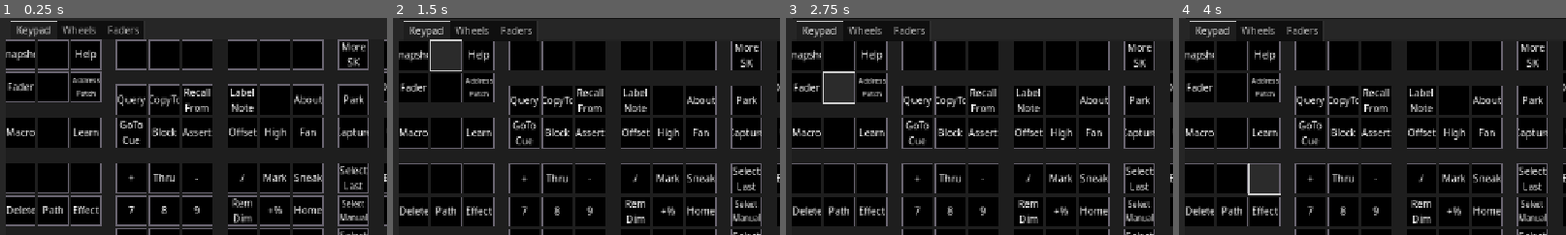
Above: before the commit, frames 1-4 (left to right).
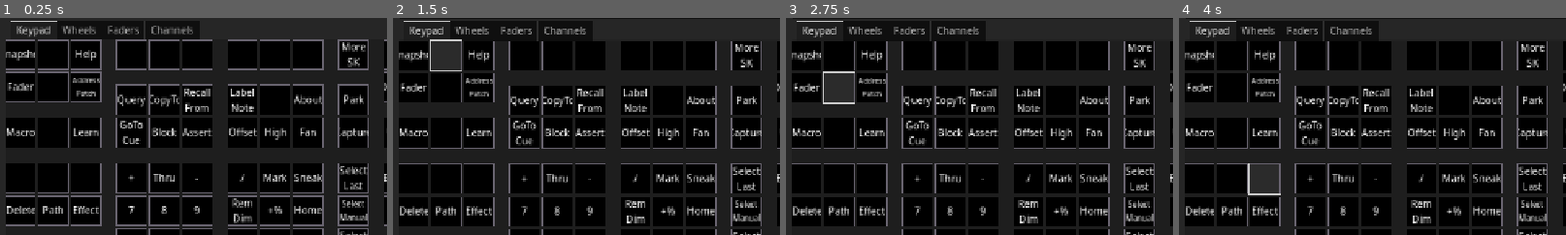
Above: after the commit, the same moments.

Repository: CoffeeCoder1/etc-eos-remote
Game: Godot game, scene res://scenes/main/main.tscn
Same seed, same stepped clock (60 frames per second), same inputs: the game is played once before the commit and once after it.
Inputs (mouse positions are % of the whole screen's width and height, from its top left):
- Up to frame 1 (0.25 s): no input
- Up to frame 2 (1.5 s): click (50, 7) at 0.52 s; type "12" at 0.6 s; click (7, 18) at 1.27 s
- Up to frame 3 (2.75 s): click (7, 26) at 2.02 s
- Up to frame 4 (4 s): click (7, 36) at 2.77 s; click (11, 46) at 3.5 s
The pictures show only the part of the screen within x 0-50%, y 10-59%; the shares and areas given below are measured in that part.

The runs differ from the first frame. In frame 1, 0.1% of the frame differs, in the area x 39-50%, y 3-8%; in frame 2, 0.2%, in the area x 39-50%, y 4-8%; in frame 3, 0.2%; in frame 4, 0.2%.

Commit message:
Add a channel view
Kinda jank but it works well enough. This commit also moves the command
line out of the keypad and into the main scene so it can be seen from
all panels and may also do some other things too.

Diff:
--- /dev/null
+++ b/scenes/elements/channel_fader/channel_fader.gd
@@ -0,0 +1,27 @@
+class_name ChannelFader extends Control
+
+@onready var label: Label = $VBoxContainer/Label
+@onready var slider: VSlider = $VBoxContainer/Slider
+
+## Emitted when the channel value changes.
+signal value_changed(value: float)
+
+## The last value. Used to prevent snapback when moving manually.
+var last_value: float
+
+
+## Sets the value of the fader. Only sets the value if it changed to prevent the fader from snapping
+## back to its previous value when moved until feedback is recieved from the server.
+func set_value(value: float) -> void:
+	if value != last_value:
+		slider.set_value_no_signal(value)
+		last_value = value
+
+
+## Sets the label of the fader.
+func set_label(text: String) -> void:
+	label.text = text
+
+
+func _on_slider_value_changed(value: float) -> void:
+	value_changed.emit(value)
--- /dev/null
+++ b/scenes/elements/channel_fader/channel_fader.tscn
@@ -0,0 +1,21 @@
+[gd_scene load_steps=2 format=3 uid="uid://c6uvcbcgtv8pl"]
+
+[ext_resource type="Script" uid="uid://c137rf533q5c4" path="res://scenes/elements/channel_fader/channel_fader.gd" id="1_bkaqq"]
+
+[node name="ChannelFader" type="PanelContainer"]
+custom_minimum_size = Vector2(75, 0)
+script = ExtResource("1_bkaqq")
+
+[node name="VBoxContainer" type="VBoxContainer" parent="."]
+layout_mode = 2
+alignment = 1
+
+[node name="Label" type="Label" parent="VBoxContainer"]
+layout_mode = 2
+
+[node name="Slider" type="VSlider" parent="VBoxContainer"]
+layout_mode = 2
+size_flags_horizontal = 1
+size_flags_vertical = 3
+
+[connection signal="value_changed" from="VBoxContainer/Slider" to="." method="_on_slider_value_changed"]
--- a/scenes/main/main.tscn
+++ b/scenes/main/main.tscn
@@ -9,6 +9,7 @@
 [ext_resource type="PackedScene" uid="uid://lowydp6qwkqd" path="res://scenes/panels/keypad/keypad.tscn" id="5_j6y4i"]
 [ext_resource type="PackedScene" uid="uid://cv557earf34nf" path="res://scenes/panels/faders/faders.tscn" id="7_ecdne"]
 [ext_resource type="Script" uid="uid://bf2setmvp6xd6" path="res://scenes/elements/command_line/command_line.gd" id="7_ouso4"]
+[ext_resource type="PackedScene" uid="uid://b67u4htf1iop4" path="res://scenes/panels/channels/channels.tscn" id="8_b1x3f"]
 
 [sub_resource type="StyleBoxFlat" id="StyleBoxFlat_5n5nr"]
 content_margin_left = 4.0
@@ -174,6 +175,11 @@
 layout_mode = 2
 metadata/_tab_index = 2
 
+[node name="Channels" parent="PanelContainer/MarginContainer/VBoxContainer/TabContainer" instance=ExtResource("8_b1x3f")]
+visible = false
+layout_mode = 2
+metadata/_tab_index = 3
+
 [node name="SettingsContainer" parent="PanelContainer/MarginContainer" instance=ExtResource("2_w362o")]
 unique_name_in_owner = true
 visible = false
--- /dev/null
+++ b/scenes/panels/channels/channels.gd
@@ -0,0 +1,73 @@
+extends PanelContainer
+
+## How long to wait between each poll to the server. Low delays seem to cause the response time of
+## the server to become very long.
+@export var polling_delay: float = 0.2
+
+const CHANNEL_FADER = preload("res://scenes/elements/channel_fader/channel_fader.tscn")
+
+@onready var channel_container: HBoxContainer = %FaderContainer
+
+## Incremented each process loop and used to space out polls.
+var timer: float
+## Regular expression used to match patch data addresses.
+var patch_regex: RegEx
+
+## The list of fader nodes by channel index string.
+var faders: Dictionary[String, ChannelFader]
+
+
+func _init() -> void:
+	patch_regex = RegEx.new()
+
+
+func _ready() -> void:
+	OSCGlobals.connected.connect(_setup)
+	OSCGlobals.get_client().message_recieved.connect(_on_message_recieved)
+
+	patch_regex.compile("/eos/out/get/patch/(?'channel'\\d+)/(?'part'\\d+)/list/(?'list_index'\\d+)/(?'list_count'\\d+)")
+
+
+func _process(delta: float) -> void:
+	if visible and OSCGlobals.get_client().client.get_status() == StreamPeerTCP.STATUS_CONNECTED:
+		timer += delta
+		if timer >= polling_delay:
+			_poll()
+			timer = 0
+
+
+## Polls the board for patch info.
+func _poll() -> void:
+	var count = OSCGlobals.get_user().get_global_feedback("/eos/out/get/patch/count").get(0)
+	if count:
+		for i in count:
+			OSCGlobals.get_client().send_message("/eos/get/patch", [i + 1])
+
+
+## Checks to see if a message matches a channel's patch info and, if it does, updates the channel
+## from the info in that message.
+func _on_message_recieved(address: String, args: Array) -> void:
+	var regex_match = patch_regex.search(address)
+	if regex_match:
+		# Only parse data for channel part 1
+		if regex_match.get_string("part") == "1":
+			var channel: String = regex_match.get_string("channel")
+			var fader = faders.get(channel)
+			if is_instance_valid(fader):
+				fader.set_label(str(args.get(2)))
+				fader.set_value(float(args.get(7)))
+			elif fader == null:
+				fader = CHANNEL_FADER.instantiate()
+				channel_container.add_child(fader)
+				fader.value_changed.connect(_send_channel_value.bind(int(channel)))
+				faders.set(channel, fader)
+
+
+## Sends a value to the given fader index. Intended to be called by the child faders.
+func _send_channel_value(value: float, channel: int) -> void:
+	OSCGlobals.get_client().send_message("/eos/chan/" + str(channel), [value])
+
+
+## Sends initial setup messages to the server.
+func _setup() -> void:
+	OSCGlobals.get_client().send_message("/eos/get/patch/count", [])
--- /dev/null
+++ b/scenes/panels/channels/channels.tscn
@@ -0,0 +1,20 @@
+[gd_scene load_steps=2 format=3 uid="uid://b67u4htf1iop4"]
+
+[ext_resource type="Script" uid="uid://da5rvnjqvvu8g" path="res://scenes/panels/channels/channels.gd" id="1_nshim"]
+
+[node name="Channels" type="PanelContainer"]
+anchors_preset = 15
+anchor_right = 1.0
+anchor_bottom = 1.0
+grow_horizontal = 2
+grow_vertical = 2
+script = ExtResource("1_nshim")
+
+[node name="ScrollContainer" type="ScrollContainer" parent="."]
+layout_mode = 2
+vertical_scroll_mode = 0
+
+[node name="FaderContainer" type="HBoxContainer" parent="ScrollContainer"]
+unique_name_in_owner = true
+layout_mode = 2
+size_flags_vertical = 3
--- a/scenes/panels/keypad/keypad.tscn
+++ b/scenes/panels/keypad/keypad.tscn
@@ -1,6 +1,5 @@
-[gd_scene load_steps=198 format=3 uid="uid://lowydp6qwkqd"]
-
-[ext_resource type="PackedScene" uid="uid://c3jfg213w48yq" path="res://scenes/elements/command_line/command_line.tscn" id="1_uxgmw"]
+[gd_scene load_steps=197 format=3 uid="uid://lowydp6qwkqd"]
+
 [ext_resource type="Script" uid="uid://23k3hiebxmue" path="res://scenes/messages/osc_key.gd" id="2_v3vkr"]
 [ext_resource type="Script" uid="uid://cksbln4qxjewp" path="res://scenes/messages/osc_softkey.gd" id="4_pndv3"]
 [ext_resource type="PackedScene" uid="uid://cy73ew523w6b4" path="res://scenes/elements/wheel/wheel.tscn" id="6_66y7a"]
@@ -587,9 +586,6 @@
 theme_override_styles/panel = SubResource("StyleBoxEmpty_h4bam")
 
 [node name="VBoxContainer" type="VBoxContainer" parent="."]
-layout_mode = 2
-
-[node name="CommandLine" parent="VBoxContainer" instance=ExtResource("1_uxgmw")]
 layout_mode = 2
 
 [node name="HBoxContainer" type="HBoxContainer" parent="VBoxContainer"]
Not shown, added: scenes/elements/channel_fader/channel_fader.gd.uid
Not shown: 1 places in scenes/main/main.tscn that only renumber resources
Not shown, added: scenes/panels/channels/channels.gd.uid
